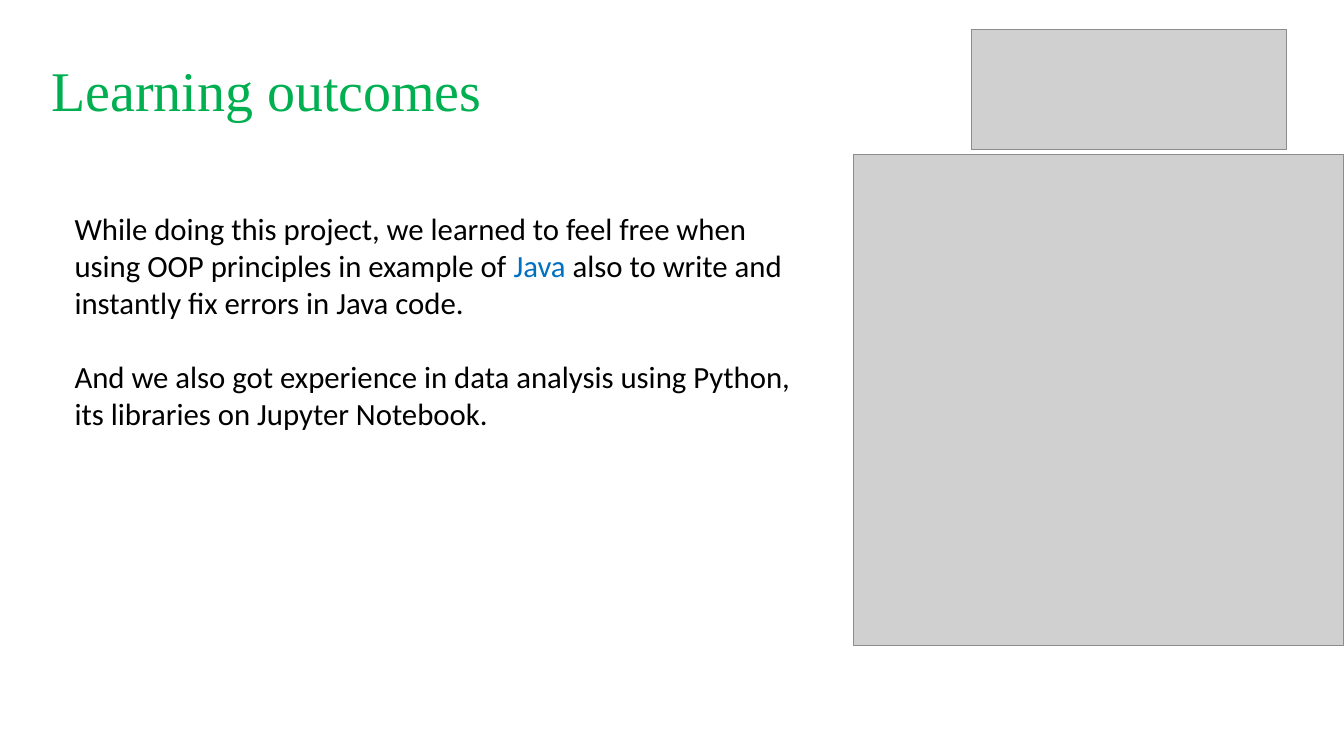
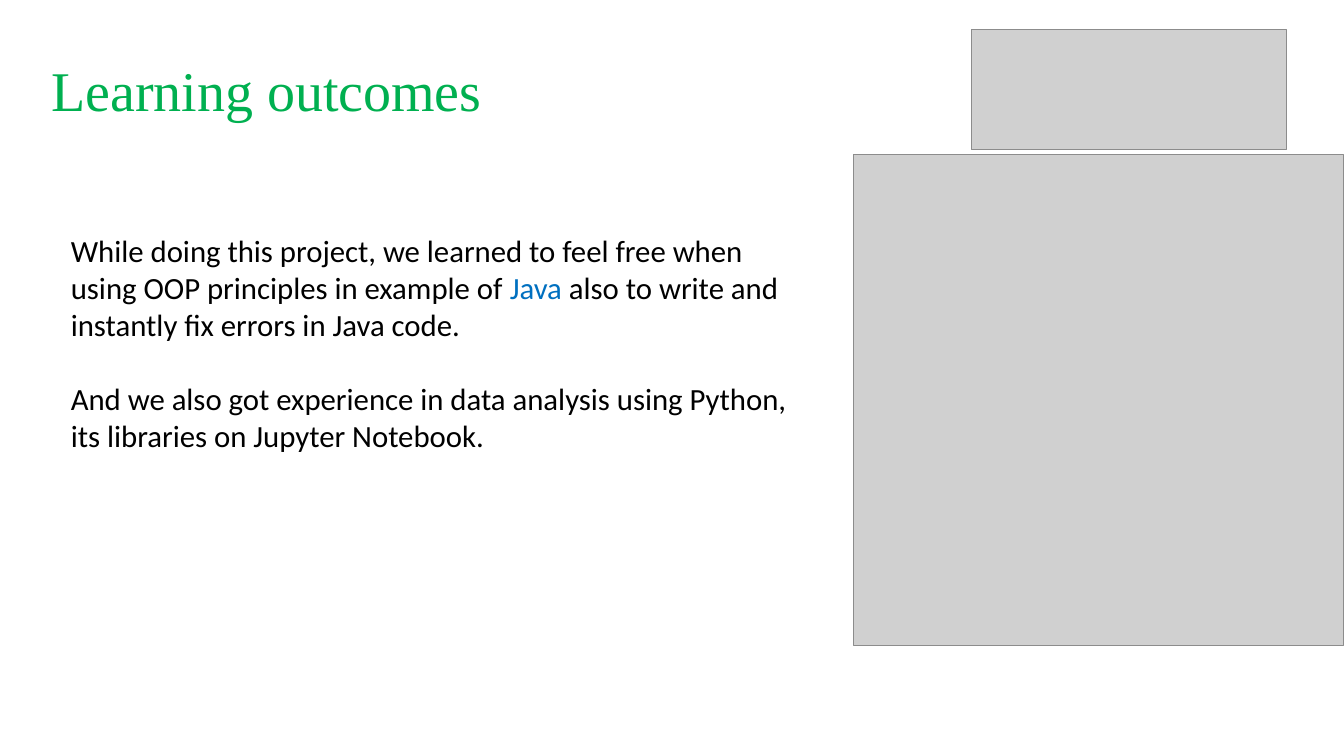
Before and after one commit to leo-script/CRMUS, a slide deck: slide 26 of Java project CRMUS - Bekzhan, Sanzhar.pptx (slide 10 before the commit). Drawn at 1344x756 pixels with LibreOffice and Linux fonts; fonts in the diff are those of the drawing; grey boxes stand for pictures. Boxes give left, top, right and bottom in pixels: in the first picture for what was removed or moved away, otherwise in the second. Text is boxed around its words. In the diff, an @@ line names an element or a change of style, - is before the commit and + after.

```diff
--- a/Java project CRMUS - Bekzhan, Sanzhar.pptx
+++ b/Java project CRMUS - Bekzhan, Sanzhar.pptx
@@ text "While doing this project, we ...": place and size @@
-text "While doing this project, we ..." at <box>75,218,789,430</box>
+text "While doing this project, we ..." at <box>71,240,786,452</box>
```
Also in this commit, not shown: 6 other slides changed, 17 slides added, 1 slide removed.
